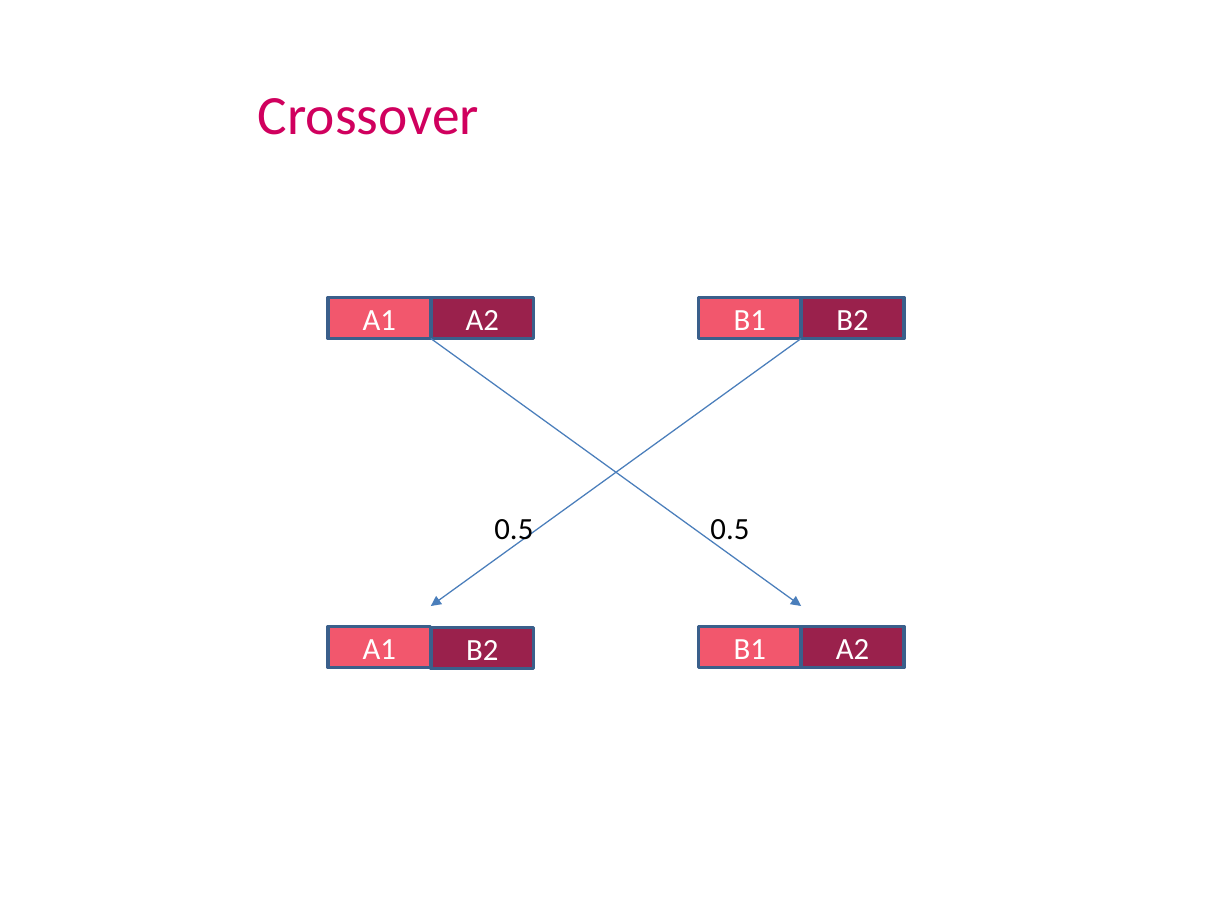
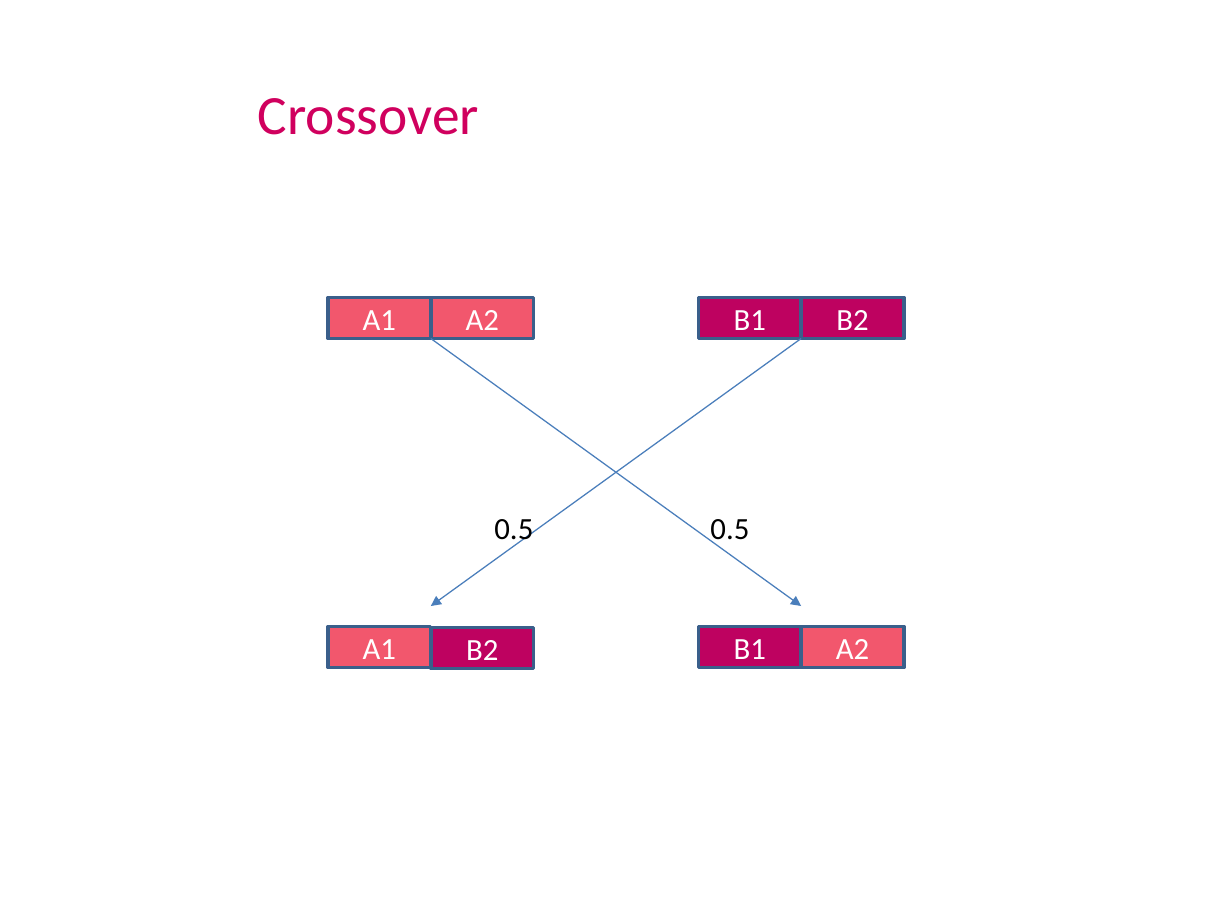
Before and after one commit to LironAvr/EvolutionaryLightsUp, a slide deck: slide 7 of presentation.pptx. Drawn at 1232x924 pixels with LibreOffice and Linux fonts; fonts in the diff are those of the drawing; background and template pictures are left out. Boxes give left, top, right and bottom in pixels: in the first picture for what was removed or moved away, otherwise in the second. Text is boxed around its words. In the diff, an @@ line names an element or a change of style, - is before the commit and + after.

```diff
--- a/presentation.pptx
+++ b/presentation.pptx
@@ rectangle "A2" at <box>431,297,535,338</box>: fill #9A214C to #F2576D @@
@@ rectangle "B1" at <box>699,297,802,338</box>: fill #F2576D to #BE0260 @@
@@ rectangle "B2" at <box>801,297,904,338</box>: fill #9A214C to #BE0260 @@
@@ rectangle "B2" at <box>431,627,535,668</box>: fill #9A214C to #BE0260 @@
@@ rectangle "B1" at <box>699,627,802,668</box>: fill #F2576D to #BE0260 @@
@@ rectangle "A2" at <box>801,627,904,668</box>: fill #9A214C to #F2576D @@
```
Also in this commit, not shown: 2 other slides changed, 1 other file.
